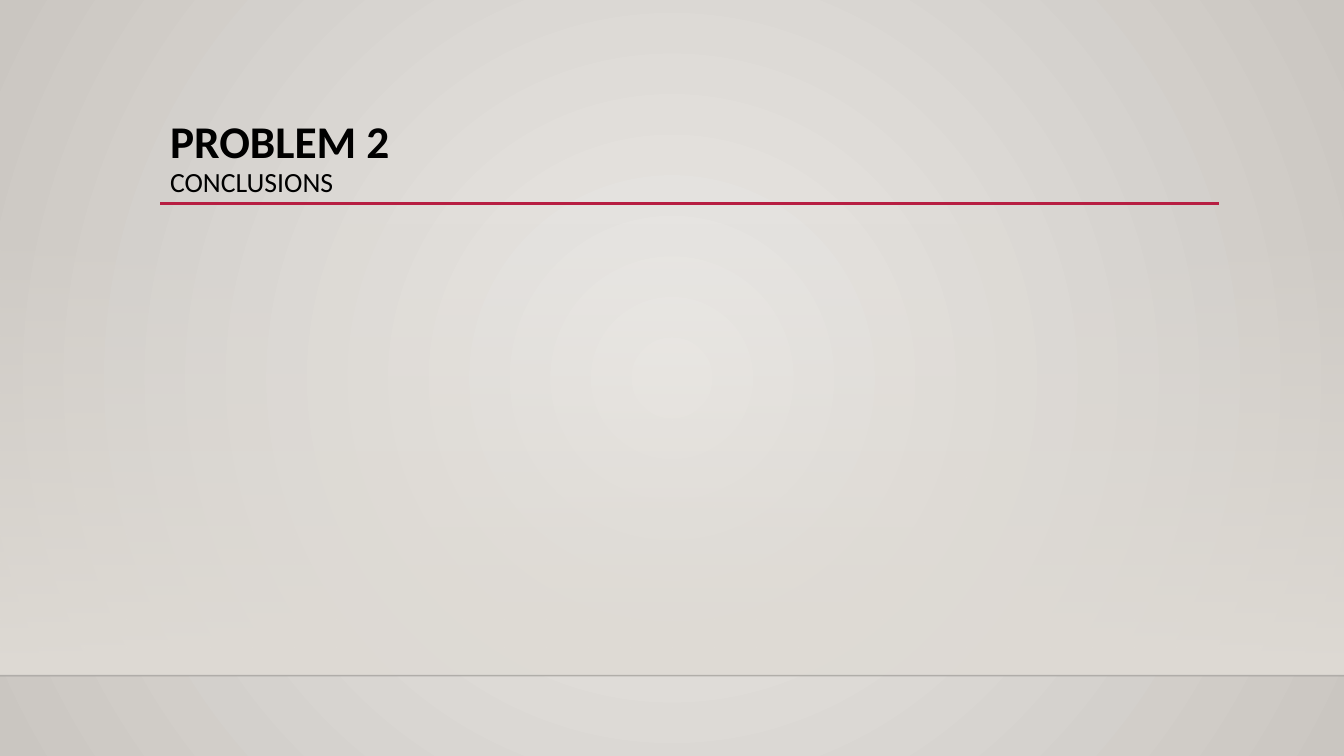
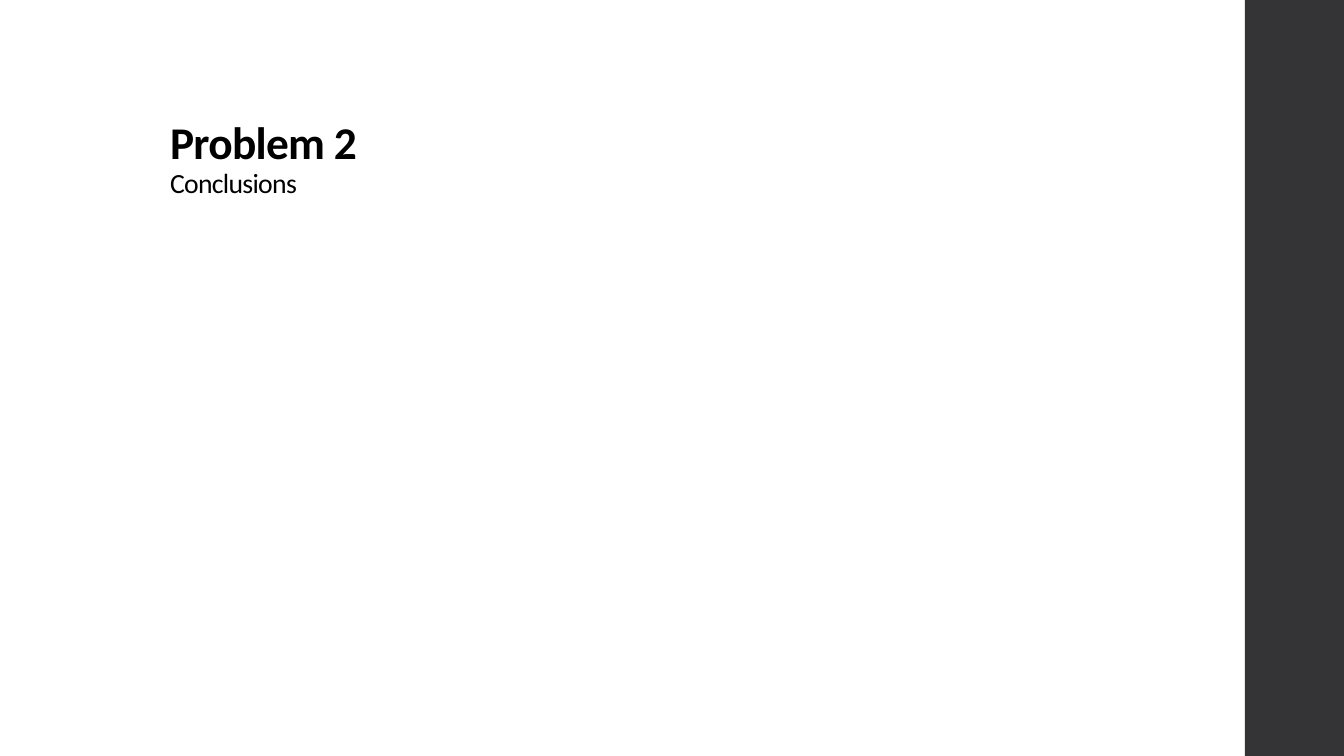
Before and after one commit to xL1fer/CLE_2022_2023, a slide deck: slide 7 of CLE1_T3G5/present.pptx. Drawn at 1344x756 pixels with LibreOffice and Linux fonts; fonts in the diff are those of the drawing; background and template pictures are left out. Boxes give left, top, right and bottom in pixels: in the first picture for what was removed or moved away, otherwise in the second. Text is boxed around its words. In the diff, an @@ line names an element or a change of style, - is before the commit and + after.

```diff
--- a/CLE1_T3G5/present.pptx
+++ b/CLE1_T3G5/present.pptx
@@ background gradient #ECEAE7 to #CAC7C1 to #FFFFFF @@
@@ rectangle added at box(1245, 0, 1344, 756), fill #353537 @@
@@ title "Problem 2 Conclusions" at box(170, 127, 357, 194): vertical alignment top to bottom @@
@@ title at box(170, 127, 357, 194): text changed @@
-PROBLEM 2
-CONCLUSIONS
+Problem 2
+Conclusions
@@ line removed from (160, 204) to (1220, 204) @@
@@ rectangle removed at box(0, 223, 1344, 676) @@
@@ line removed from (0, 676) to (1344, 676) @@
```
Also in this commit, not shown: 6 other slides changed.
